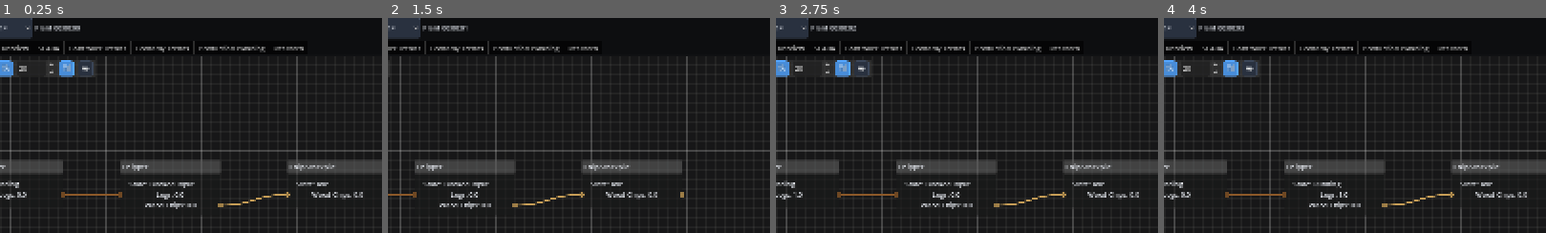
Above: before the commit, frames 1-4 (left to right).
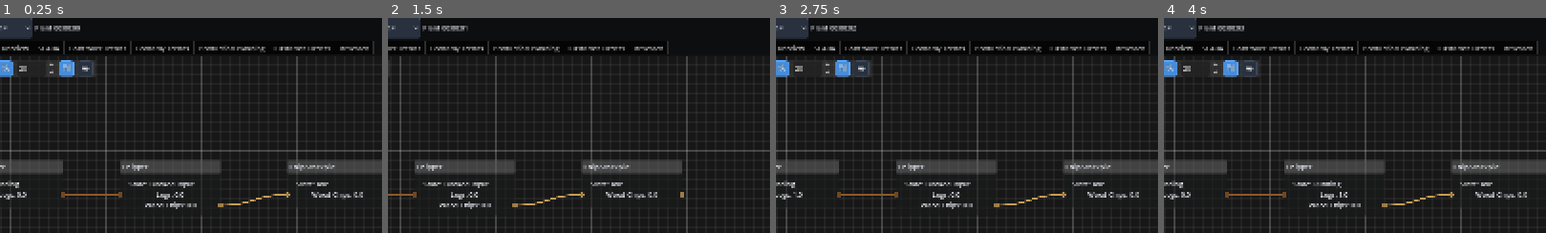
Above: after the commit, the same moments.

Repository: Poru-IndFlow/IndustrialFlow
Game: Godot game, scene res://scenes/main.tscn
Two runs of this game, one before a commit and one after it. Both use one fixed random seed, a clock stepped at 60 frames per second and the inputs below.
Inputs:
- Up to frame 1 (0.25 s): no input
- Up to frame 2 (1.5 s): click "1×" at 0.5 s; click "◀" at 1.25 s
- Up to frame 3 (2.75 s): click "▶" at 2 s
- Up to frame 4 (4 s): click "Chipper · $2500" at 2.75 s; click "Undo" at 3.5 s
The pictures show only the part of the screen within x 27-77%, y 0-50%; the shares and areas given below are measured in that part.

The runs differ from the first frame. In frame 1, 0.3% of the frame differs, in the area x 72-98%, y 10-17%; in frame 2, 0.3%; in frame 3, 0.3%; in frame 4, 0.3%.

Commit message:
Add customer order contracts

Diff:
--- a/project.godot
+++ b/project.godot
@@ -14,7 +14,7 @@
 config/version="0.3.0-dev"
 run/main_scene="res://scenes/main.tscn"
 config/features=PackedStringArray("4.7")
-config/build=36
+config/build=37
 
 [display]
 
--- a/scenes/main.tscn
+++ b/scenes/main.tscn
@@ -14,6 +14,7 @@
 [ext_resource type="PackedScene" path="res://scenes/ui/research_workspace.tscn" id="12"]
 [ext_resource type="PackedScene" path="res://scenes/ui/scada_workspace.tscn" id="13"]
 [ext_resource type="PackedScene" path="res://scenes/ui/production_planning.tscn" id="14"]
+[ext_resource type="PackedScene" path="res://scenes/ui/customer_orders.tscn" id="15"]
 
 [node name="Main" type="Control"]
 layout_mode = 3
@@ -74,6 +75,9 @@
 [node name="Production Planning" parent="RootVBox/Workspace/EditorSplit/WorkspaceTabs" instance=ExtResource("14")]
 layout_mode = 2
 
+[node name="Customer Orders" parent="RootVBox/Workspace/EditorSplit/WorkspaceTabs" instance=ExtResource("15")]
+layout_mode = 2
+
 [node name="Research" parent="RootVBox/Workspace/EditorSplit/WorkspaceTabs" instance=ExtResource("12")]
 layout_mode = 2
 
--- /dev/null
+++ b/scenes/ui/customer_orders.tscn
@@ -0,0 +1,72 @@
+[gd_scene load_steps=2 format=3]
+
+[ext_resource type="Script" path="res://scripts/ui/customer_orders.gd" id="1"]
+
+[node name="Customer Orders" type="VBoxContainer"]
+layout_mode = 2
+size_flags_horizontal = 3
+size_flags_vertical = 3
+theme_override_constants/separation = 10
+script = ExtResource("1")
+
+[node name="Header" type="HBoxContainer" parent="."]
+layout_mode = 2
+theme_override_constants/separation = 12
+
+[node name="Title" type="Label" parent="Header"]
+layout_mode = 2
+theme_override_font_sizes/font_size = 20
+text = "Customer Orders"
+
+[node name="BuildLabel" type="Label" parent="Header"]
+unique_name_in_owner = true
+layout_mode = 2
+theme_override_colors/font_color = Color(0.333333, 0.65098, 1, 1)
+text = "Build"
+
+[node name="CashLabel" type="Label" parent="Header"]
+unique_name_in_owner = true
+layout_mode = 2
+size_flags_horizontal = 3
+text = "Cash $0.00"
+horizontal_alignment = 2
+
+[node name="GenerateOfferButton" type="Button" parent="Header"]
+unique_name_in_owner = true
+layout_mode = 2
+text = "Request New Offer"
+
+[node name="FilterRow" type="HBoxContainer" parent="."]
+layout_mode = 2
+
+[node name="FilterLabel" type="Label" parent="FilterRow"]
+layout_mode = 2
+text = "Show"
+
+[node name="OrderFilter" type="OptionButton" parent="FilterRow"]
+unique_name_in_owner = true
+custom_minimum_size = Vector2(170, 0)
+layout_mode = 2
+
+[node name="SummaryLabel" type="Label" parent="FilterRow"]
+unique_name_in_owner = true
+layout_mode = 2
+size_flags_horizontal = 3
+text = "No orders"
+horizontal_alignment = 2
+
+[node name="OrderScroll" type="ScrollContainer" parent="."]
+layout_mode = 2
+size_flags_vertical = 3
+horizontal_scroll_mode = 0
+
+[node name="OrderList" type="VBoxContainer" parent="OrderScroll"]
+unique_name_in_owner = true
+layout_mode = 2
+size_flags_horizontal = 3
+theme_override_constants/separation = 8
+
+[node name="Footer" type="Label" parent="."]
+layout_mode = 2
+theme_override_colors/font_color = Color(0.603922, 0.65098, 0.721569, 1)
+text = "Accepted orders create High-priority production targets • Delivery requires physical plant inventory"
--- a/scripts/app/app_controller.gd
+++ b/scripts/app/app_controller.gd
@@ -32,6 +32,10 @@
 @onready var production_planning := get_node(
 	"../RootVBox/Workspace/EditorSplit/WorkspaceTabs/Production Planning"
 ) as ProductionPlanning
+
+@onready var customer_orders := get_node(
+	"../RootVBox/Workspace/EditorSplit/WorkspaceTabs/Customer Orders"
+) as CustomerOrders
 
 @onready var workspace_tabs := get_node(
 	"../RootVBox/Workspace/EditorSplit/WorkspaceTabs"
@@ -151,6 +155,7 @@
 	economy_trends.bind_factory(factory)
 	research_workspace.bind_factory(factory)
 	production_planning.bind_factory(factory)
+	customer_orders.bind_factory(factory)
 
 	if editor_history != null:
 		editor_history.clear()
@@ -162,6 +167,7 @@
 		scada_workspace.advance(delta_seconds)
 		controller_trends.advance(delta_seconds)
 		production_planning.advance(delta_seconds)
+		customer_orders.advance(delta_seconds)
 		_update_simulation_toolbar()
 
 
@@ -250,8 +256,11 @@
 	var selected_workspace := workspace_tabs.get_tab_control(tab_index)
 	var is_factory_graph := selected_workspace == factory_graph
 	var is_production_planning := selected_workspace == production_planning
+	var is_customer_orders := selected_workspace == customer_orders
 	machine_palette.visible = is_factory_graph
-	machine_inspector.visible = not is_production_planning
+	machine_inspector.visible = not (
+		is_production_planning or is_customer_orders
+	)
 	editor_toolbar.set_selection_count(
 		factory_graph_selection_count if is_factory_graph else 0
 	)
--- a/scripts/data/factory_persistence.gd
+++ b/scripts/data/factory_persistence.gd
@@ -29,6 +29,7 @@
 		"economy": factory.serialize_economy(),
 		"research": factory.serialize_research(),
 		"production_targets": factory.serialize_production_targets(),
+		"customer_orders": factory.serialize_customer_orders(),
 		"machines": _serialize_machines(factory),
 		"connections": _serialize_connections(factory)
 	}
@@ -174,6 +175,9 @@
 	factory.restore_production_targets(
 		data.get("production_targets", []) as Array
 	)
+	factory.restore_customer_orders(
+		data.get("customer_orders", []) as Array
+	)
 	var machine_entries: Array = data.get("machines", [])
 
 	for value: Variant in machine_entries:
--- a/scripts/simulation/event_bus.gd
+++ b/scripts/simulation/event_bus.gd
@@ -21,3 +21,4 @@
 signal machine_upgrades_changed(machine)
 signal machine_maintenance_changed(machine)
 signal production_targets_changed(factory)
+signal customer_orders_changed(factory)
--- a/scripts/simulation/factory_model.gd
+++ b/scripts/simulation/factory_model.gd
@@ -5,6 +5,18 @@
 const ECONOMY_WINDOW_SECONDS := 1.0
 const DEFAULT_SALVAGE_RATIO := 0.5
 const MAX_ECONOMY_SAMPLES := 120
+const ORDER_STATUS_OFFERED := "offered"
+const ORDER_STATUS_ACTIVE := "active"
+const ORDER_STATUS_COMPLETED := "completed"
+const ORDER_STATUS_FAILED := "failed"
+const ORDER_STATUS_DECLINED := "declined"
+const ORDER_UNIT_PRICES := {
+	"gas": 0.4,
+	"logs": 1.5,
+	"steam": 1.0,
+	"water": 0.2,
+	"wood_chips": 0.05
+}
 
 var machines: Dictionary = {}
 var connections: Array[ConnectionModel] = []
@@ -21,6 +33,8 @@
 var researched_ideas: Dictionary = {}
 var production_targets: Array[Dictionary] = []
 var _next_production_target_id := 1
+var customer_orders: Array[Dictionary] = []
+var _next_customer_order_id := 1
 var _next_instance_numbers: Dictionary = {}
 var _revenue_in_window := 0.0
 var _expenses_in_window := 0.0
@@ -242,6 +256,222 @@
 
 	_advance_economy_telemetry(delta_seconds)
 	_advance_production_targets(delta_seconds)
+	_advance_customer_orders(delta_seconds)
+
+
+func generate_customer_order() -> Dictionary:
+	var definitions := ResourceRegistry.get_all_definitions()
+
+	if definitions.is_empty():
+		return {}
+
+	var definition: Dictionary = definitions.pick_random()
+	var resource_id := str(definition.get("id", ""))
+	var quantity := _generate_order_quantity(resource_id)
+	var deadline_seconds := float(randi_range(3, 12) * 60)
+	var base_price := float(ORDER_UNIT_PRICES.get(resource_id, 1.0))
+	var reward := quantity * base_price * randf_range(1.15, 1.5)
+	var penalty := reward * 0.25
+	var order := {
+		"id": _next_customer_order_id,
+		"resource_id": resource_id,
+		"quantity": quantity,
+		"reward": reward,
+		"late_penalty": penalty,
+		"deadline_total_seconds": deadline_seconds,
+		"deadline_remaining_seconds": deadline_seconds,
+		"status": ORDER_STATUS_OFFERED,
+		"linked_target_id": 0
+	}
+	_next_customer_order_id += 1
+	customer_orders.append(order)
+	_emit_customer_orders_changed()
+	return order
+
+
+func _generate_order_quantity(resource_id: String) -> float:
+	match resource_id:
+		"wood_chips":
+			return float(randi_range(5, 20) * 100)
+		"logs":
+			return float(randi_range(1, 5) * 10)
+		"water":
+			return float(randi_range(5, 20))
+		"steam":
+			return float(randi_range(3, 10))
+		"gas":
+			return float(randi_range(2, 8))
+		_:
+			return float(randi_range(5, 20))
+
+
+func get_customer_order(order_id: int) -> Dictionary:
+	for order: Dictionary in customer_orders:
+		if int(order.get("id", 0)) == order_id:
+			return order
+
+	return {}
+
+
+func accept_customer_order(order_id: int) -> bool:
+	var order := get_customer_order(order_id)
+
+	if order.is_empty() or str(order.get("status", "")) != ORDER_STATUS_OFFERED:
+		return false
+
+	order["status"] = ORDER_STATUS_ACTIVE
+	var target := add_production_target(
+		str(order["resource_id"]),
+		float(order["quantity"]),
+		0,
+		float(order["deadline_remaining_seconds"])
+	)
+	order["linked_target_id"] = int(target.get("id", 0))
+	_emit_customer_orders_changed()
+	return true
+
+
+func decline_customer_order(order_id: int) -> bool:
+	var order := get_customer_order(order_id)
+
+	if order.is_empty() or str(order.get("status", "")) != ORDER_STATUS_OFFERED:
+		return false
+
+	order["status"] = ORDER_STATUS_DECLINED
+	_emit_customer_orders_changed()
+	return true
+
+
+func get_plant_inventory_amount(resource_id: String) -> float:
+	var total := 0.0
+
+	for value: Variant in machines.values():
+		var machine := value as MachineModel
+
+		if machine != null:
+			total += machine.inventory.get_amount(resource_id)
+
+	return total
+
+
+func can_deliver_customer_order(order_id: int) -> bool:
+	var order := get_customer_order(order_id)
+	return (
+		not order.is_empty()
+		and str(order.get("status", "")) == ORDER_STATUS_ACTIVE
+		and get_plant_inventory_amount(str(order["resource_id"]))
+		>= float(order["quantity"])
+	)
+
+
+func deliver_customer_order(order_id: int) -> bool:
+	if not can_deliver_customer_order(order_id):
+		return false
+
+	var order := get_customer_order(order_id)
+	var resource_id := str(order["resource_id"])
+	var remaining := float(order["quantity"])
+
+	for value: Variant in machines.values():
+		var machine := value as MachineModel
+
+		if machine == null or remaining <= 0.0:
+			continue
+
+		var removed := machine.inventory.remove(resource_id, remaining)
+
+		if removed > 0.0:
+			remaining -= removed
+			machine.notify_inventory_changed()
+
+	var reward := float(order["reward"])
+	order["status"] = ORDER_STATUS_COMPLETED
+	_record_revenue(reward)
+	_record_resource_economy(resource_id, reward, 0.0)
+	_remove_linked_order_target(order)
+	_emit_economy_changed()
+	_emit_customer_orders_changed()
+	return true
+
+
+func serialize_customer_orders() -> Array[Dictionary]:
+	return customer_orders.duplicate(true)
+
+
+func restore_customer_orders(entries: Array) -> void:
+	customer_orders.clear()
+	_next_customer_order_id = 1
+
+	for value: Variant in entries:
+		if not value is Dictionary:
+			continue
+
+		var entry := (value as Dictionary).duplicate(true)
+		var resource_id := str(entry.get("resource_id", ""))
+
+		if ResourceRegistry.get_definition(resource_id).is_empty():
+			continue
+
+		var order_id := maxi(1, int(entry.get("id", 1)))
+		entry["id"] = order_id
+		entry["quantity"] = maxf(1.0, float(entry.get("quantity", 1.0)))
+		entry["reward"] = maxf(0.0, float(entry.get("reward", 0.0)))
+		entry["late_penalty"] = maxf(
+			0.0,
+			float(entry.get("late_penalty", 0.0))
+		)
+		entry["deadline_total_seconds"] = maxf(
+			0.0,
+			float(entry.get("deadline_total_seconds", 0.0))
+		)
+		entry["deadline_remaining_seconds"] = maxf(
+			0.0,
+			float(entry.get("deadline_remaining_seconds", 0.0))
+		)
+		entry["linked_target_id"] = maxi(
+			0,
+			int(entry.get("linked_target_id", 0))
+		)
+		customer_orders.append(entry)
+		_next_customer_order_id = maxi(_next_customer_order_id, order_id + 1)
+
+
+func _advance_customer_orders(delta_seconds: float) -> void:
+	if delta_seconds <= 0.0:
+		return
+
+	for order: Dictionary in customer_orders:
+		if str(order.get("status", "")) != ORDER_STATUS_ACTIVE:
+			continue
+
+		order["deadline_remaining_seconds"] = maxf(
+			0.0,
+			float(order.get("deadline_remaining_seconds", 0.0)) - delta_seconds
+		)
+
+		if float(order["deadline_remaining_seconds"]) > 0.0:
+			continue
+
+		order["status"] = ORDER_STATUS_FAILED
+		var penalty := float(order.get("late_penalty", 0.0))
+		_record_expense(penalty)
+		_remove_linked_order_target(order)
+		_emit_economy_changed()
+		_emit_customer_orders_changed()
+
+
+func _remove_linked_order_target(order: Dictionary) -> void:
+	var target_id := int(order.get("linked_target_id", 0))
+
+	if target_id > 0:
+		remove_production_target(target_id)
+
+	order["linked_target_id"] = 0
+
+
+func _emit_customer_orders_changed() -> void:
+	if event_bus != null:
+		event_bus.customer_orders_changed.emit(self)
 
 
 func add_production_target(
--- /dev/null
+++ b/scripts/ui/customer_orders.gd
@@ -0,0 +1,272 @@
+class_name CustomerOrders
+extends VBoxContainer
+
+
+const FILTER_OPEN := 0
+const FILTER_ALL := 1
+const FILTER_HISTORY := 2
+
+var factory: FactoryModel
+var refresh_elapsed := 0.0
+
+@onready var build_label := %BuildLabel as Label
+@onready var cash_label := %CashLabel as Label
+@onready var generate_offer_button := %GenerateOfferButton as Button
+@onready var order_filter := %OrderFilter as OptionButton
+@onready var summary_label := %SummaryLabel as Label
+@onready var order_list := %OrderList as VBoxContainer
+
+
+func _ready() -> void:
+	build_label.text = BuildInfo.get_display_string()
+	order_filter.add_item("Open orders", FILTER_OPEN)
+	order_filter.add_item("All orders", FILTER_ALL)
+	order_filter.add_item("Order history", FILTER_HISTORY)
+	generate_offer_button.pressed.connect(_on_generate_offer_pressed)
+	order_filter.item_selected.connect(_on_filter_selected)
+	_refresh()
+
+
+func bind_factory(new_factory: FactoryModel) -> void:
+	_disconnect_factory()
+	factory = new_factory
+	refresh_elapsed = 0.0
+
+	if factory != null and factory.event_bus != null:
+		factory.event_bus.customer_orders_changed.connect(_on_orders_changed)
+		factory.event_bus.economy_changed.connect(_on_economy_changed)
+
+	_refresh()
+
+
+func advance(delta_seconds: float) -> void:
+	if delta_seconds <= 0.0:
+		return
+
+	refresh_elapsed += delta_seconds
+
+	if refresh_elapsed >= 1.0:
+		refresh_elapsed = fmod(refresh_elapsed, 1.0)
+
+		if not _is_order_button_hovered():
+			_refresh()
+
+
+func _disconnect_factory() -> void:
+	if factory == null or factory.event_bus == null:
+		return
+
+	var order_callback := Callable(self, "_on_orders_changed")
+	var economy_callback := Callable(self, "_on_economy_changed")
+
+	if factory.event_bus.customer_orders_changed.is_connected(order_callback):
+		factory.event_bus.customer_orders_changed.disconnect(order_callback)
+	if factory.event_bus.economy_changed.is_connected(economy_callback):
+		factory.event_bus.economy_changed.disconnect(economy_callback)
+
+
+func _on_orders_changed(_value: Variant) -> void:
+	_refresh()
+
+
+func _on_economy_changed(_value: Variant) -> void:
+	if not _is_order_button_hovered():
+		_refresh()
+
+
+func _on_generate_offer_pressed() -> void:
+	if factory != null:
+		factory.generate_customer_order()
+
+
+func _on_filter_selected(_index: int) -> void:
+	_refresh()
+
+
+func _refresh() -> void:
+	if order_list == null:
+		return
+
+	UIWidgets.clear_container(order_list)
+	cash_label.text = "Cash %s" % _format_currency(
+		factory.cash_balance if factory != null else 0.0
+	)
+
+	if factory == null:
+		summary_label.text = "No factory"
+		return
+
+	var displayed: Array[Dictionary] = []
+	var active_count := 0
+	var offer_count := 0
+
+	for order: Dictionary in factory.customer_orders:
+		var status := str(order.get("status", ""))
+
+		if status == FactoryModel.ORDER_STATUS_ACTIVE:
+			active_count += 1
+		elif status == FactoryModel.ORDER_STATUS_OFFERED:
+			offer_count += 1
+
+		if _include_order(status):
+			displayed.append(order)
+
+	summary_label.text = "%d offers • %d active • %d total" % [
+		offer_count,
+		active_count,
+		factory.customer_orders.size()
+	]
+
+	if displayed.is_empty():
+		order_list.add_child(
+			UIWidgets.create_empty_label(
+				"No matching orders. Request a new offer to begin."
+			)
+		)
+		return
+
+	for order: Dictionary in displayed:
+		_add_order_card(order)
+
+
+func _include_order(status: String) -> bool:
+	match order_filter.selected:
+		FILTER_OPEN:
+			return status in [
+				FactoryModel.ORDER_STATUS_OFFERED,
+				FactoryModel.ORDER_STATUS_ACTIVE
+			]
+		FILTER_HISTORY:
+			return status in [
+				FactoryModel.ORDER_STATUS_COMPLETED,
+				FactoryModel.ORDER_STATUS_FAILED,
+				FactoryModel.ORDER_STATUS_DECLINED
+			]
+		_:
+			return true
+
+
+func _add_order_card(order: Dictionary) -> void:
+	var resource_id := str(order["resource_id"])
+	var quantity := float(order["quantity"])
+	var status := str(order["status"])
+	var order_id := int(order["id"])
+	var inventory := factory.get_plant_inventory_amount(resource_id)
+	var panel := PanelContainer.new()
+	var margin := MarginContainer.new()
+	var content := VBoxContainer.new()
+	var header := HBoxContainer.new()
+	var title := Label.new()
+	var badge := Label.new()
+	var details := Label.new()
+	var actions := HBoxContainer.new()
+
+	order_list.add_child(panel)
+	panel.add_child(margin)
+	for side: String in ["left", "top", "right", "bottom"]:
+		margin.add_theme_constant_override("margin_%s" % side, 10)
+	margin.add_child(content)
+	content.add_child(header)
+	title.size_flags_horizontal = Control.SIZE_EXPAND_FILL
+	title.text = "Order #%d — %.1f %s of %s" % [
+		order_id,
+		quantity,
+		ResourceRegistry.get_unit(resource_id),
+		ResourceRegistry.get_display_name(resource_id)
+	]
+	header.add_child(title)
+	badge.text = status.to_upper()
+	badge.add_theme_color_override("font_color", _status_color(status))
+	header.add_child(badge)
+	details.text = "Reward %s • Late penalty %s • Deadline %s • Plant inventory %.1f / %.1f %s" % [
+		_format_currency(float(order["reward"])),
+		_format_currency(float(order["late_penalty"])),
+		_format_duration(float(order["deadline_remaining_seconds"])),
+		inventory,
+		quantity,
+		ResourceRegistry.get_unit(resource_id)
+	]
+	details.autowrap_mode = TextServer.AUTOWRAP_WORD_SMART
+	content.add_child(details)
+	content.add_child(actions)
+
+	if status == FactoryModel.ORDER_STATUS_OFFERED:
+		_add_action_button(actions, "Accept", _on_accept_pressed.bind(order_id))
+		_add_action_button(actions, "Decline", _on_decline_pressed.bind(order_id))
+	elif status == FactoryModel.ORDER_STATUS_ACTIVE:
+		var deliver := _add_action_button(
+			actions,
+			"Deliver Order",
+			_on_deliver_pressed.bind(order_id)
+		)
+		deliver.disabled = not factory.can_deliver_customer_order(order_id)
+		var shortage := maxf(quantity - inventory, 0.0)
+		var hint := Label.new()
+		hint.size_flags_horizontal = Control.SIZE_EXPAND_FILL
+		hint.text = (
+			"Ready for delivery"
+			if shortage <= 0.0
+			else "Need %.1f more %s" % [
+				shortage,
+				ResourceRegistry.get_unit(resource_id)
+			]
+		)
+		hint.horizontal_alignment = HORIZONTAL_ALIGNMENT_RIGHT
+		actions.add_child(hint)
+
+
+func _add_action_button(
+	container: HBoxContainer,
+	text: String,
+	callback: Callable
+) -> Button:
+	var button := Button.new()
+	button.text = text
+	button.pressed.connect(callback)
+	container.add_child(button)
+	return button
+
+
+func _on_accept_pressed(order_id: int) -> void:
+	factory.accept_customer_order(order_id)
+
+
+func _on_decline_pressed(order_id: int) -> void:
+	factory.decline_customer_order(order_id)
+
+
+func _on_deliver_pressed(order_id: int) -> void:
+	factory.deliver_customer_order(order_id)
+
+
+func _is_order_button_hovered() -> bool:
+	var hovered := get_viewport().gui_get_hovered_control()
+	return hovered is Button and order_list.is_ancestor_of(hovered)
+
+
+func _status_color(status: String) -> Color:
+	match status:
+		FactoryModel.ORDER_STATUS_COMPLETED:
+			return ThemeManager.COLOR_SUCCESS
+		FactoryModel.ORDER_STATUS_FAILED:
+			return ThemeManager.COLOR_DANGER
+		FactoryModel.ORDER_STATUS_ACTIVE:
+			return ThemeManager.COLOR_WARNING
+		_:
+			return ThemeManager.COLOR_TEXT_MUTED
+
+
+func _format_currency(value: float) -> String:
+	return "$%.2f" % value
+
+
+func _format_duration(seconds: float) -> String:
+	var total_seconds := maxi(0, int(ceil(seconds)))
+	var hours := floori(float(total_seconds) / 3600.0)
+	var minutes := floori(float(total_seconds % 3600) / 60.0)
+	var remaining_seconds := total_seconds % 60
+
+	if hours > 0:
+		return "%02d:%02d:%02d" % [hours, minutes, remaining_seconds]
+
+	return "%02d:%02d" % [minutes, remaining_seconds]
Not shown: 1 places in scenes/main.tscn that only renumber resources
Not shown, added: scripts/ui/customer_orders.gd.uid
